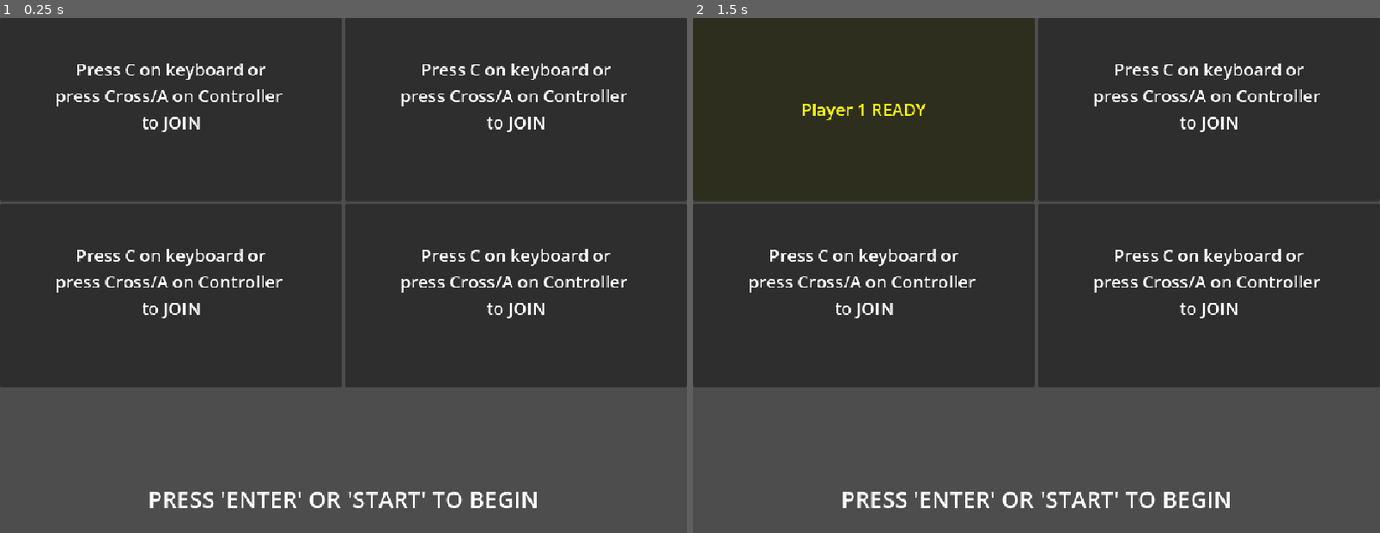
Above: before the commit, frames 1-2 (left to right).
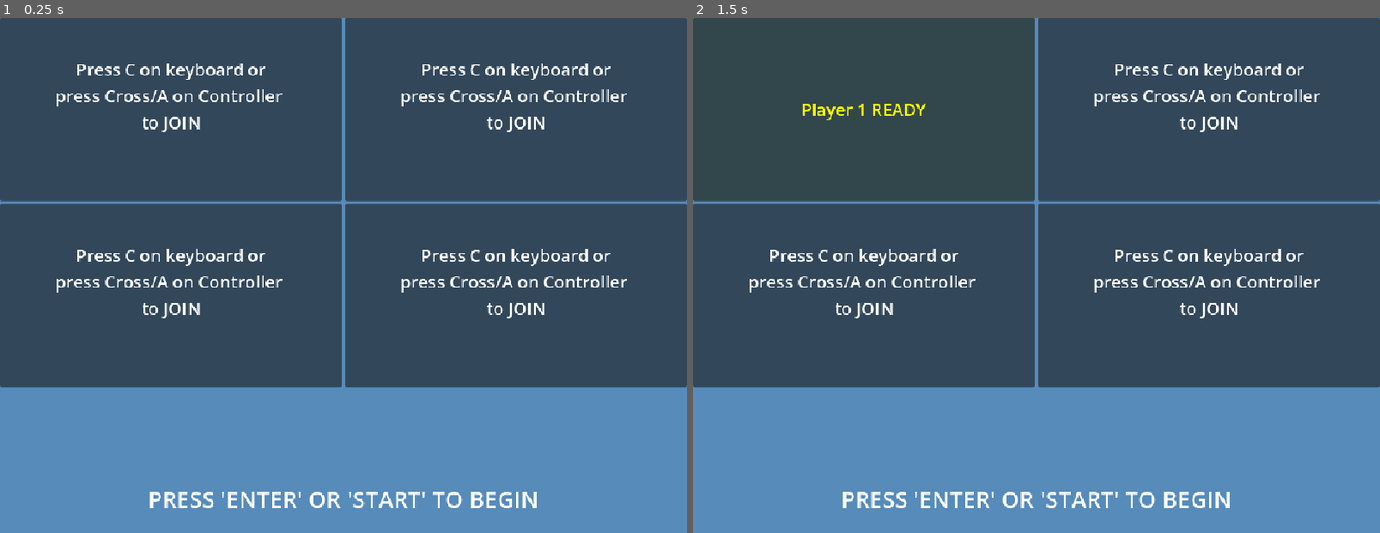
Above: after the commit, the same moments.

Repository: grandeisa/livre-2026
Game: Godot game, scene res://scenes/join_scene.tscn
Same seed, same stepped clock (60 frames per second), same inputs: the game is played once before the commit and once after it.
Inputs:
- Up to frame 1 (0.25 s): no input
- Up to frame 2 (1.5 s): tap C at 0.5, 0.6, 1.25, 1.35 s

The runs differ from the first frame. In frame 1, 98% of the frame differs, in the area x 0-100%, y 0-100%; in frame 2, 98%.

Commit message:
Change BG color

Diff:
--- a/src/project.godot
+++ b/src/project.godot
@@ -124,3 +124,4 @@
 rendering_device/driver.windows="d3d12"
 renderer/rendering_method="gl_compatibility"
 renderer/rendering_method.mobile="gl_compatibility"
+environment/defaults/default_clear_color=Color(0.3358, 0.54604, 0.73, 1)
--- a/src/scenes/test_level.tscn
+++ b/src/scenes/test_level.tscn
@@ -45,3 +45,5 @@
 zoom = Vector2(4, 4)
 position_smoothing_enabled = true
 position_smoothing_speed = 20.0
+
+[node name="WorldEnvironment" type="WorldEnvironment" parent="." unique_id=1125412237]
Not shown, added: src/export_presets.cfg
Not shown, changed: .gitignore
